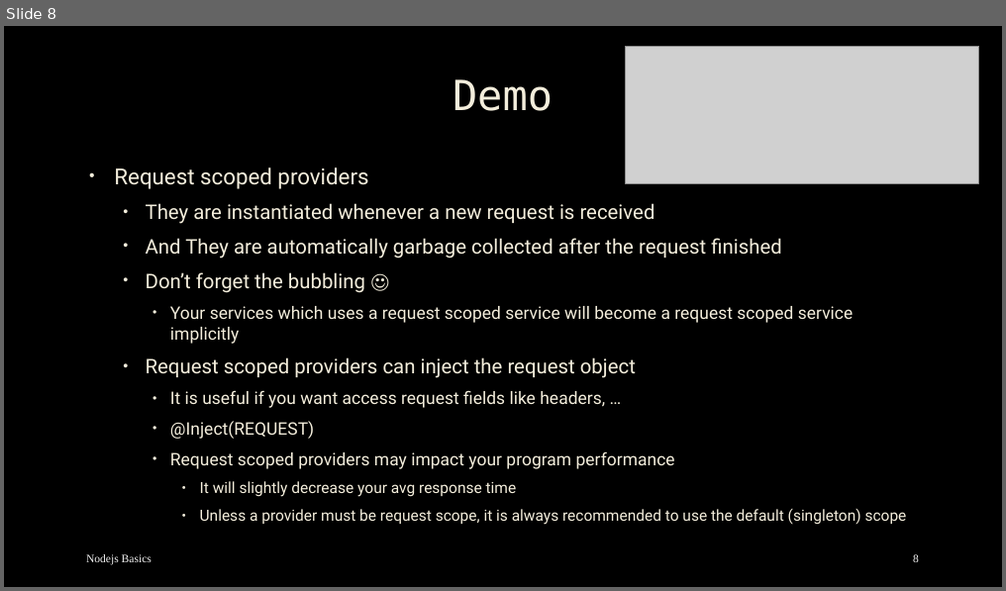
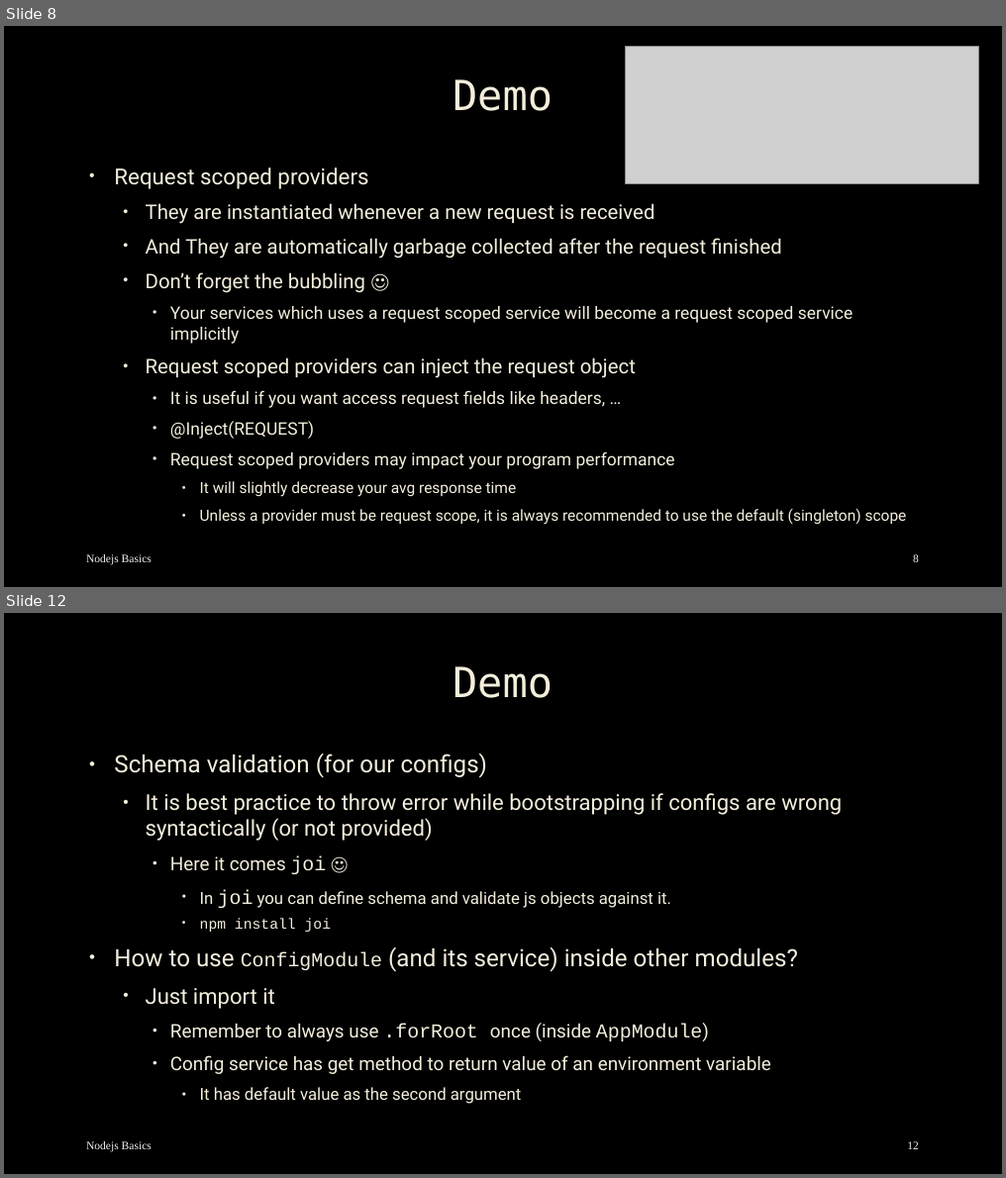
Before and after one commit to mostafa8026/nestjs-course, a slide deck: nestjs/nestjs-05.pptx. Shown one above the other, each under a label of ours: slide 8 before the commit, slides 8 and 12 after it; the slides between them are not shown. The pictures are 1006x591 and 1006x1178 pixels, drawn with LibreOffice and Linux fonts; fonts in the diff are those of the drawing; grey boxes stand for pictures; background and template pictures are left out. Boxes give left, top, right and bottom in pixels: in the first picture for what was removed or moved away, otherwise in the second. Text is boxed around its words. In the diff, an @@ line names an element or a change of style, - is before the commit and + after.

```diff
--- a/nestjs/nestjs-05.pptx
+++ b/nestjs/nestjs-05.pptx
@@ slide 12 added at (4, 613, 1002, 1174), background picture (left out) @@
@@ title added at (452, 666, 552, 698), 40 pt, text #F4EEDC @@
+Demo
@@ text added at (114, 754, 842, 1104), 18 pt, text #F4EEDC @@
+• Schema validation (for our configs)
+  • It is best practice to throw error while bootstrapping if configs are wrong syntactically (or not provided)
+    • Here it comes joi ☺
+      • In joi you can define schema and validate js objects against it.
+      • npm install joi
+• How to use ConfigModule (and its service) inside other modules?
+  • Just import it
+    • Remember to always use .forRoot once (inside AppModule)
+    • Config service has get method to return value of an environment variable
+      • It has default value as the second argument
@@ text added at (86, 1142, 152, 1153), 11 pt, text #F2F2F2 @@
+Nodejs Basics
@@ page number added at (907, 1142, 919, 1150), 11 pt, text #F2F2F2 @@
+12
```
Also in this commit, not shown: 1 slide changed, 5 other slides added, 21 other files.
